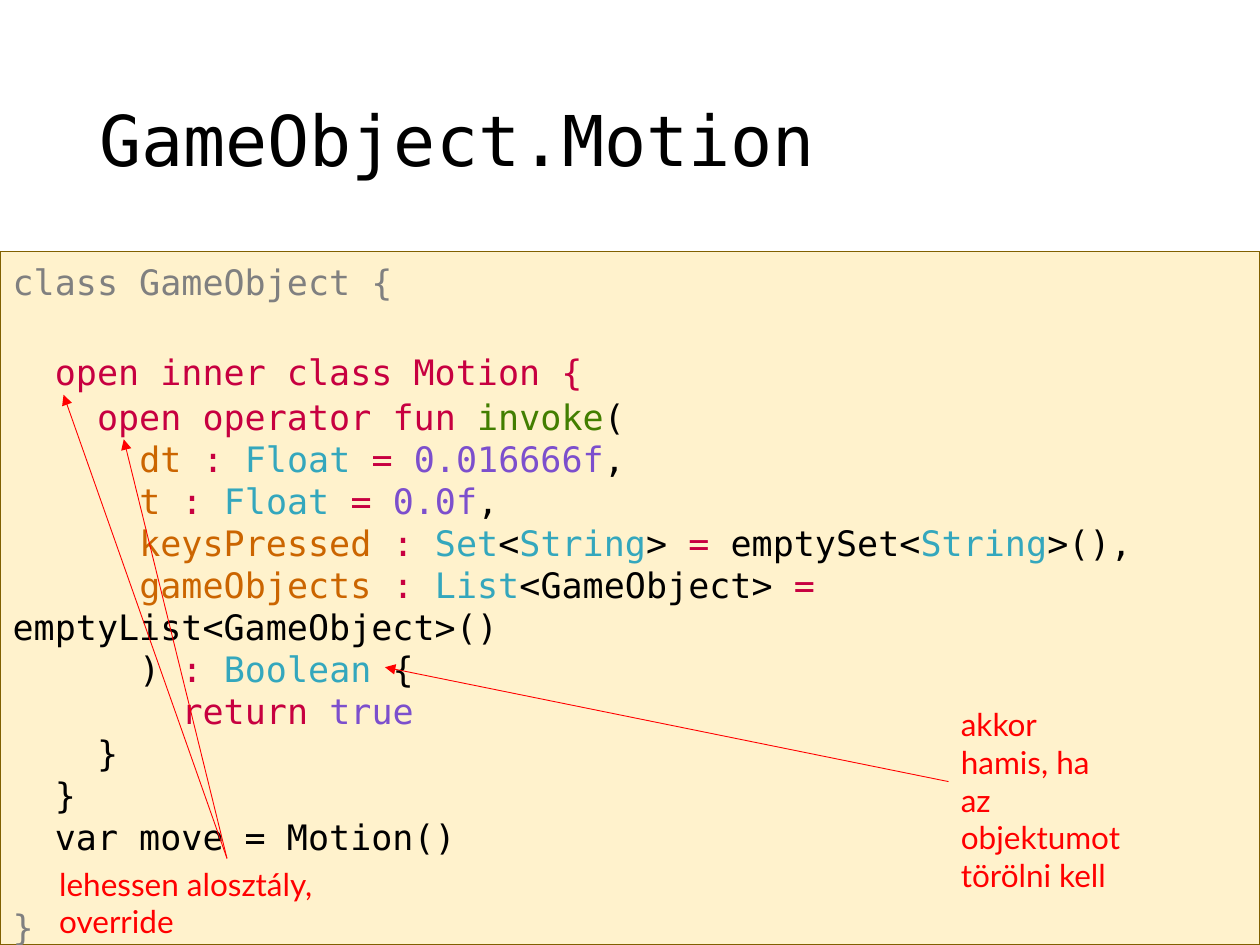
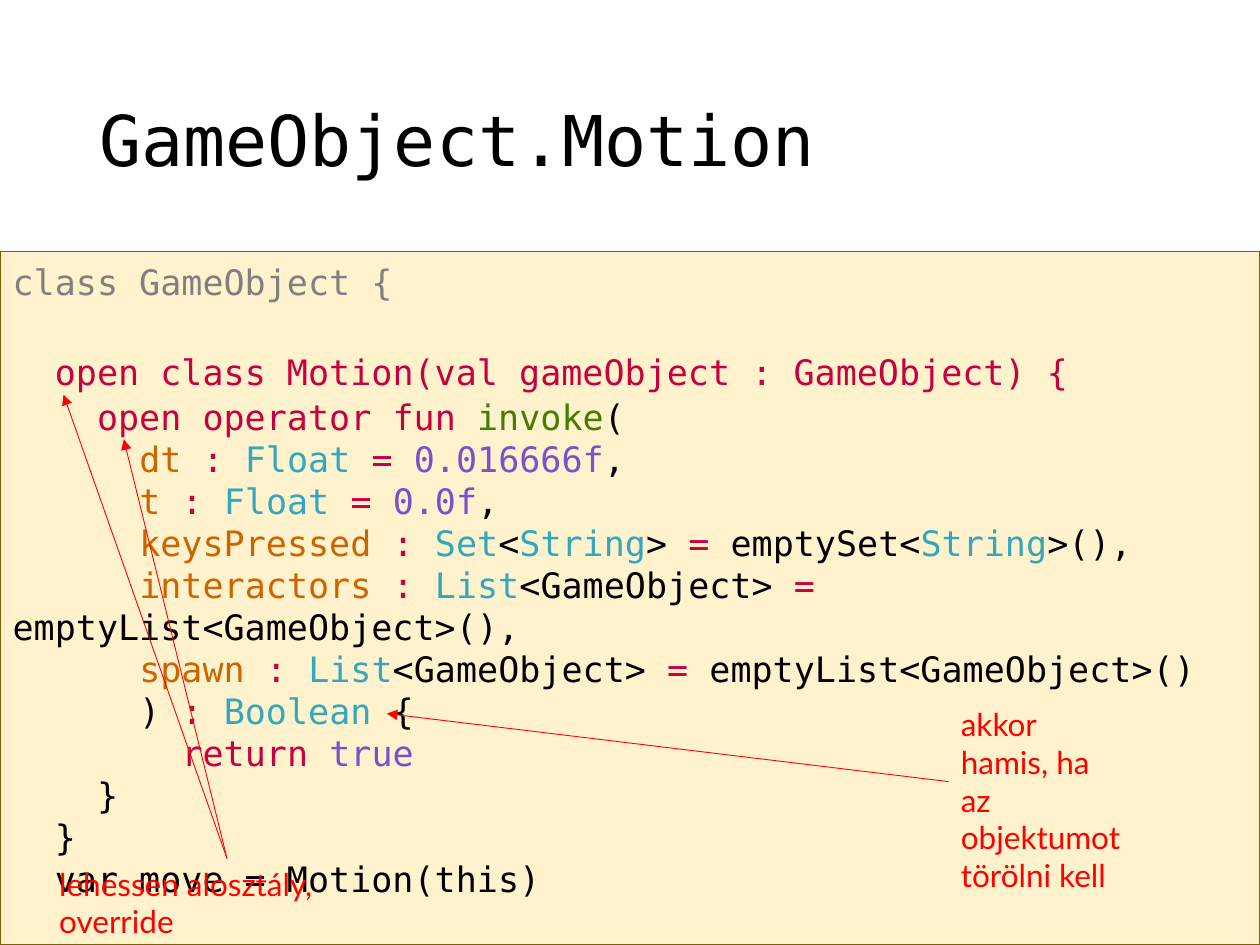
Before and after one commit to szecsi/kogfactory, a slide deck: slide 16 of projects/kog.3gr.020-gom/lab.pptx. Drawn at 1260x945 pixels with LibreOffice and Linux fonts; fonts in the diff are those of the drawing. Boxes give left, top, right and bottom in pixels: in the first picture for what was removed or moved away, otherwise in the second. Text is boxed around its words. In the diff, an @@ line names an element or a change of style, - is before the commit and + after.

```diff
--- a/projects/kog.3gr.020-gom/lab.pptx
+++ b/projects/kog.3gr.020-gom/lab.pptx
@@ text at [55, 358, 1026, 393]: text changed @@
-open inner class Motion {
+open class Motion(val gameObject : GameObject) {
@@ text at [13, 570, 1194, 690]: text changed @@
-gameObjects : List<GameObject> = emptyList<GameObject>()
+interactors : List<GameObject> = emptyList<GameObject>(),
+spawn : List<GameObject> = emptyList<GameObject>()
@@ arrow moved from (949, 781) - (386, 668) to (949, 781) - (387, 713) @@
@@ text at [55, 865, 540, 900]: text changed @@
-var move = Motion()
+var move = Motion(this)
```
Also in this commit, not shown: 13 other slides changed, 1 slide added, 21 other files.
